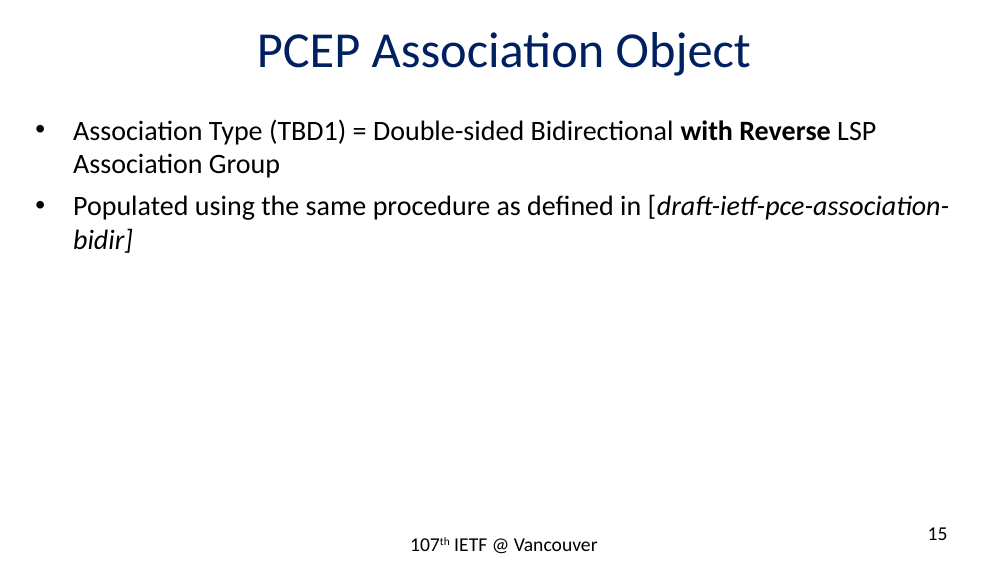
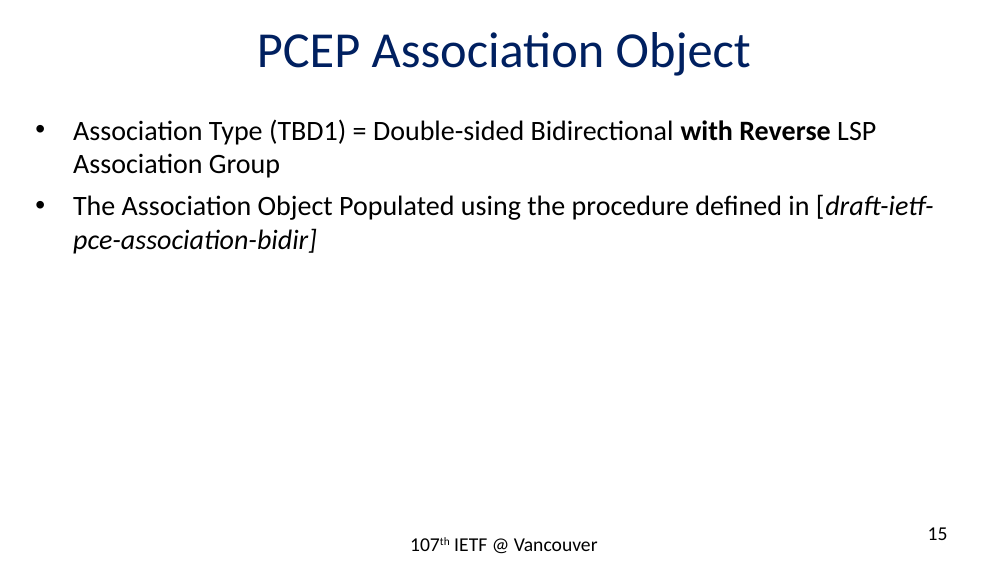
Before and after one commit to rakgandhi/ietf-public, a slide deck: slide 15 of draft-ietf-pce-sr-bidir-path-01.pptx. Drawn at 1008x567 pixels with LibreOffice and Linux fonts; fonts in the diff are those of the drawing. Boxes give left, top, right and bottom in pixels: in the first picture for what was removed or moved away, otherwise in the second. Text is boxed around its words. In the diff, an @@ line names an element or a change of style, - is before the commit and + after.

```diff
--- a/draft-ietf-pce-sr-bidir-path-01.pptx
+++ b/draft-ietf-pce-sr-bidir-path-01.pptx
@@ text at box(73, 194, 934, 254): text changed @@
-• Populated using the same procedure as defined in [draft-ietf-pce-association-bidir]
+• The Association Object Populated using the procedure defined in [draft-ietf-pce-association-bidir]
```
Also in this commit, not shown: 1 other slide changed, 1 other file.
